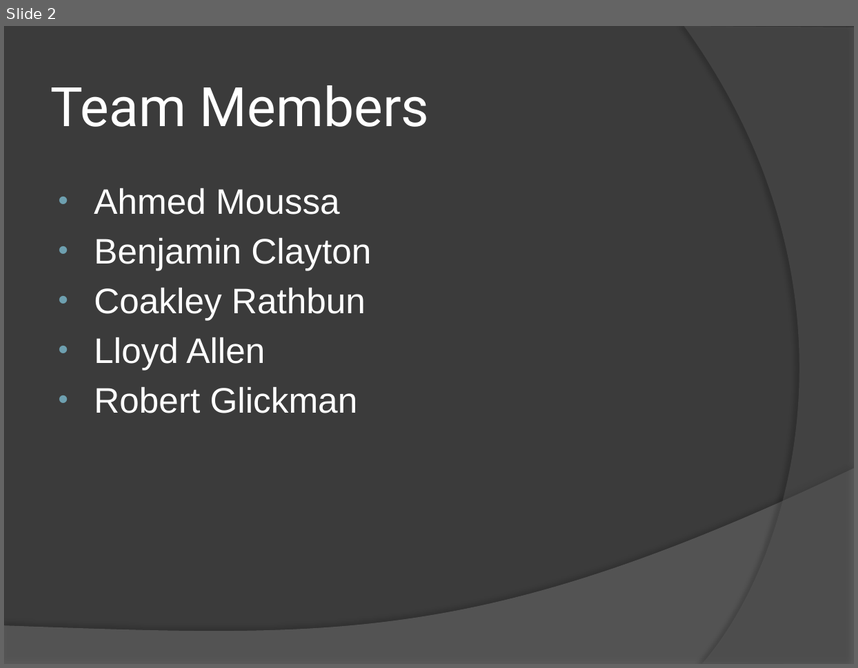
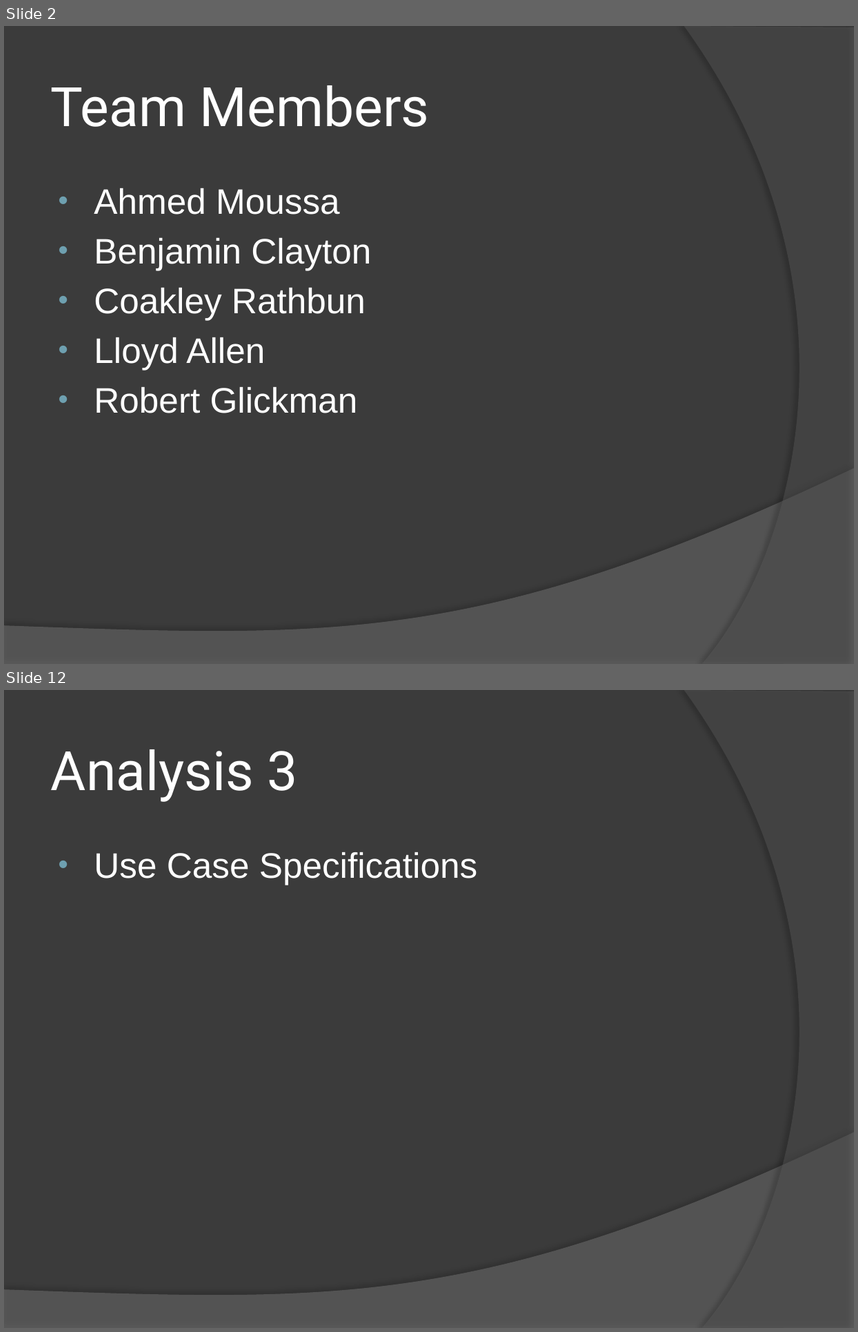
Before and after one commit to bsclayt1/CSE360-Project, a slide deck: Presentation/Presentation.pptx. Shown one above the other, each under a label of ours: slide 2 before the commit, slides 2 and 12 after it; the slides between them are not shown. The pictures are 858x668 and 858x1332 pixels, drawn with LibreOffice and Linux fonts; fonts in the diff are those of the drawing. Boxes give left, top, right and bottom in pixels: in the first picture for what was removed or moved away, otherwise in the second. Text is boxed around its words. In the diff, an @@ line names an element or a change of style, - is before the commit and + after.

```diff
--- a/Presentation/Presentation.pptx
+++ b/Presentation/Presentation.pptx
@@ slide 12 added at (x1=4, y1=690, x2=854, y2=1328), background #3B3B3B; not listed: 2 template elements that a slide beside it also shows @@
@@ title added at (x1=51, y1=749, x2=297, y2=802), 46 pt, text #FFFFFF @@
+Analysis 3
@@ text added at (x1=94, y1=852, x2=477, y2=885), 30 pt, text #FFFFFF @@
+• Use Case Specifications
```
Also in this commit, not shown: 13 other slides added, 14 slides removed.
